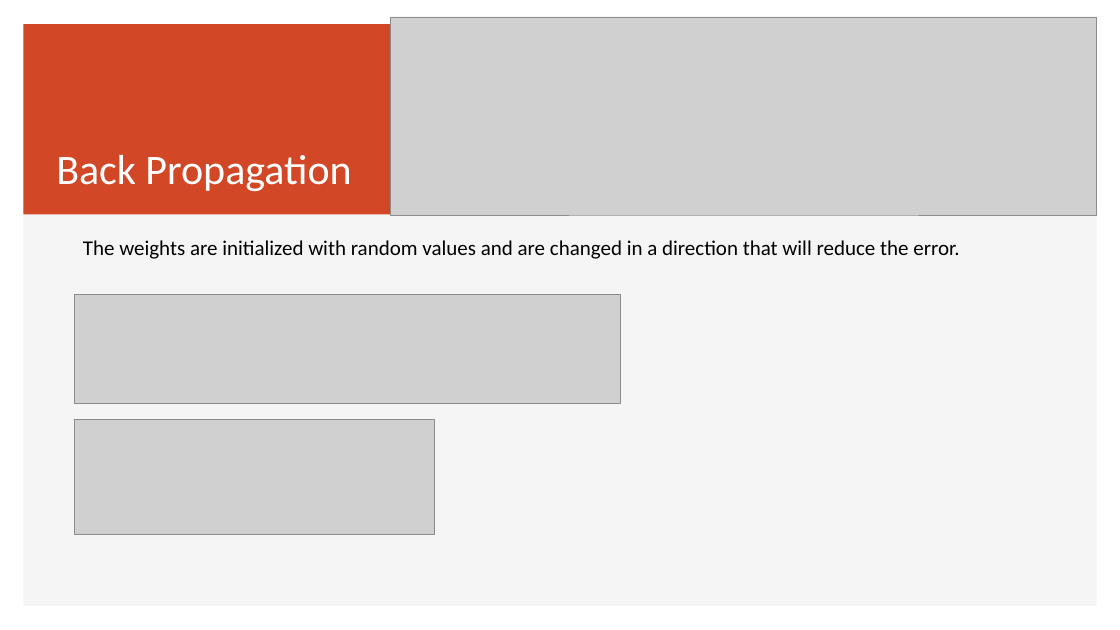
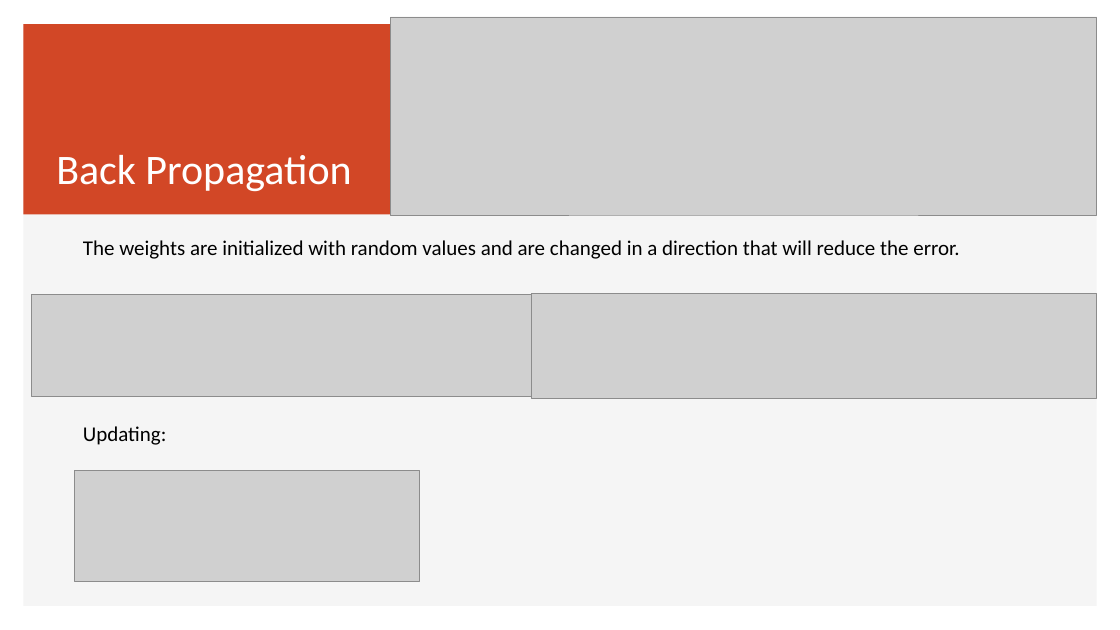
Before and after one commit to JiadaoZ22/ECE662, a slide deck: slide 4 of presentation/submission3_optimization.pptx. Drawn at 1120x630 pixels with LibreOffice and Linux fonts; fonts in the diff are those of the drawing; grey boxes stand for pictures. Boxes give left, top, right and bottom in pixels: in the first picture for what was removed or moved away, otherwise in the second. Text is boxed around its words. In the diff, an @@ line names an element or a change of style, - is before the commit and + after.

Commit message:
2.26

```diff
--- a/presentation/submission3_optimization.pptx
+++ b/presentation/submission3_optimization.pptx
@@ picture: place and size @@
-picture at [75, 295, 621, 404]
+picture at [32, 295, 542, 397]
@@ picture added at [531, 293, 1097, 398] @@
@@ text added at [83, 426, 167, 445], 18 pt, text #000000 @@
+Updating:
@@ picture: place and size @@
-picture at [75, 419, 434, 534]
+picture at [75, 471, 420, 581]
```
